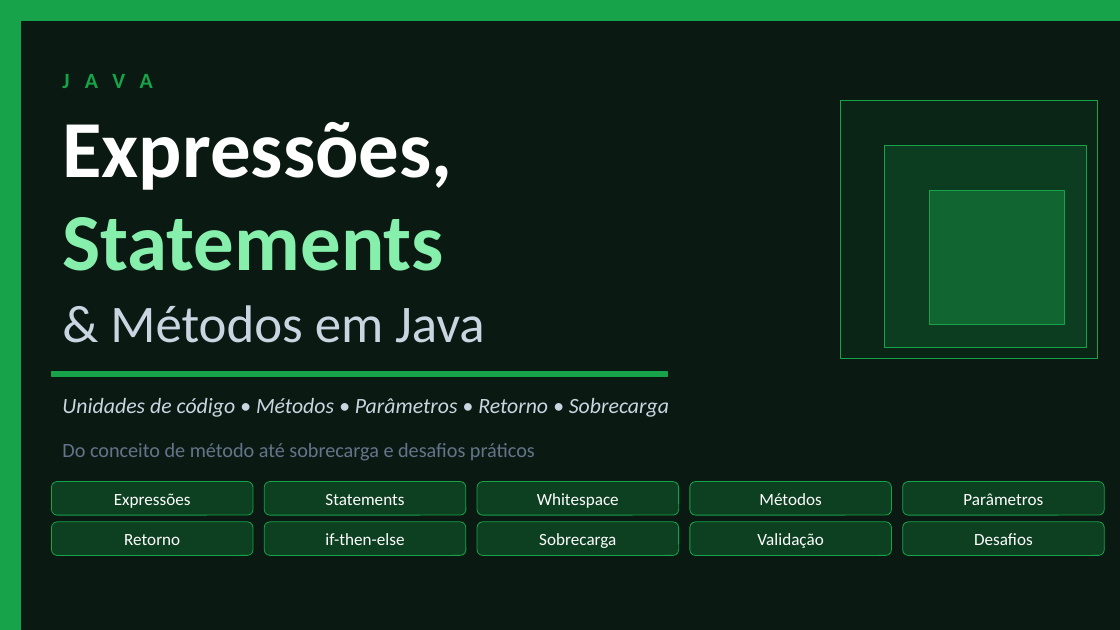
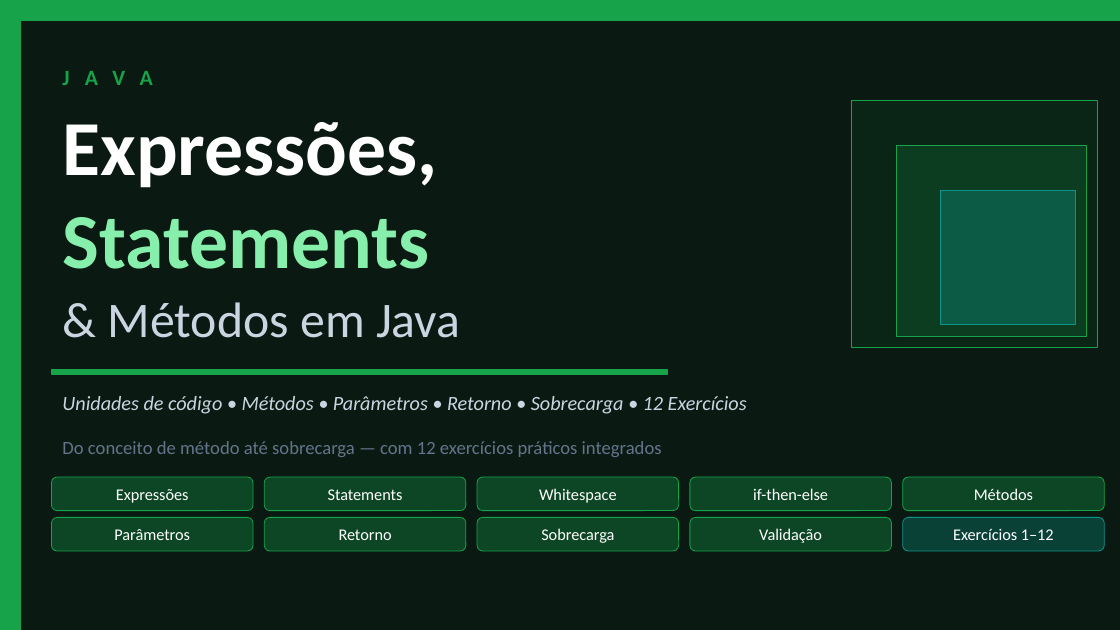
Before and after one commit to GustavoJ-dev/JavaStudiesHub, a slide deck: slide 1 of src/module03/content/Expressoes-Statements-e-Metodos.pptx. Drawn at 1120x630 pixels with LibreOffice and Linux fonts; fonts in the diff are those of the drawing. Boxes give left, top, right and bottom in pixels: in the first picture for what was removed or moved away, otherwise in the second. Text is boxed around its words. In the diff, an @@ line names an element or a change of style, - is before the commit and + after.

```diff
--- a/src/module03/content/Expressoes-Statements-e-Metodos.pptx
+++ b/src/module03/content/Expressoes-Statements-e-Metodos.pptx
@@ text "Expressões," at box(62, 122, 437, 188): size 52 to 50 pt @@
@@ rectangle: place and size @@
-rectangle at box(840, 101, 1098, 358)
+rectangle at box(851, 101, 1098, 347)
@@ rectangle: place and size @@
-rectangle at box(885, 146, 1086, 347)
+rectangle at box(896, 146, 1086, 336)
@@ text "Statements" at box(62, 217, 429, 269): size 52 to 50 pt @@
@@ rectangle: place and size @@
-rectangle at box(930, 190, 1064, 325)
+rectangle at box(941, 190, 1075, 325)
@@ rectangle at box(941, 190, 1075, 325): fill #16A34A at 40% opacity to #0D9488 at 35% opacity; outline #16A34A 0.5 pt to #0D9488 0.5 pt @@
@@ text "& Métodos em Java" at box(108, 302, 461, 338): size 34 to 32 pt @@
@@ text at box(62, 396, 747, 414): text changed; size 14 to 13 pt @@
-Unidades de código • Métodos • Parâmetros • Retorno • Sobrecarga
+Unidades de código • Métodos • Parâmetros • Retorno • Sobrecarga • 12 Exercícios
@@ text at box(62, 441, 662, 457): text changed; size 13 to 12 pt @@
-Do conceito de método até sobrecarga e desafios práticos
+Do conceito de método até sobrecarga — com 12 exercícios práticos integrados
@@ size 11 to 10.5 pt in 9 elements at box(116, 489, 189, 503), box(328, 489, 403, 500), box(539, 488, 617, 503), box(541, 528, 614, 543), box(759, 528, 822, 543), box(974, 488, 1033, 500), box(339, 529, 392, 540), box(114, 529, 190, 540), box(753, 488, 828, 500) @@
@@ text "if-then-else": place and size @@
-text "if-then-else" at box(325, 533, 404, 545)
+text "if-then-else" at box(753, 488, 828, 500)
@@ text "Métodos": place and size @@
-text "Métodos" at box(759, 493, 821, 505)
+text "Métodos" at box(974, 488, 1033, 500)
@@ text "Parâmetros": place and size @@
-text "Parâmetros" at box(963, 493, 1043, 505)
+text "Parâmetros" at box(114, 529, 190, 540)
@@ text "Retorno": place and size @@
-text "Retorno" at box(124, 534, 180, 545)
+text "Retorno" at box(339, 529, 392, 540)
@@ 10 rounded rectangles: place and size @@
-10 rounded rectangles at box(52, 482, 1104, 556)
+10 rounded rectangles at box(52, 477, 1104, 551)
@@ fill #16A34A at 28% opacity to #16A34A at 32% opacity in 9 elements at box(52, 477, 253, 511), box(264, 477, 466, 511), box(903, 477, 1104, 511), box(477, 477, 679, 511), box(690, 477, 892, 511), box(52, 517, 253, 551), box(264, 517, 466, 551), box(477, 517, 679, 551), box(690, 517, 892, 551) @@
@@ rounded rectangle at box(903, 517, 1104, 551): fill #16A34A at 28% opacity to #0D9488 at 32% opacity; outline #16A34A 0.5 pt to #0D9488 0.5 pt @@
@@ text at box(953, 529, 1054, 540): text changed; size 11 to 10.5 pt @@
-Desafios
+Exercícios 1–12
```
Also in this commit, not shown: 23 other slides changed, 15 slides added, 10 slides removed, 7 other files.
